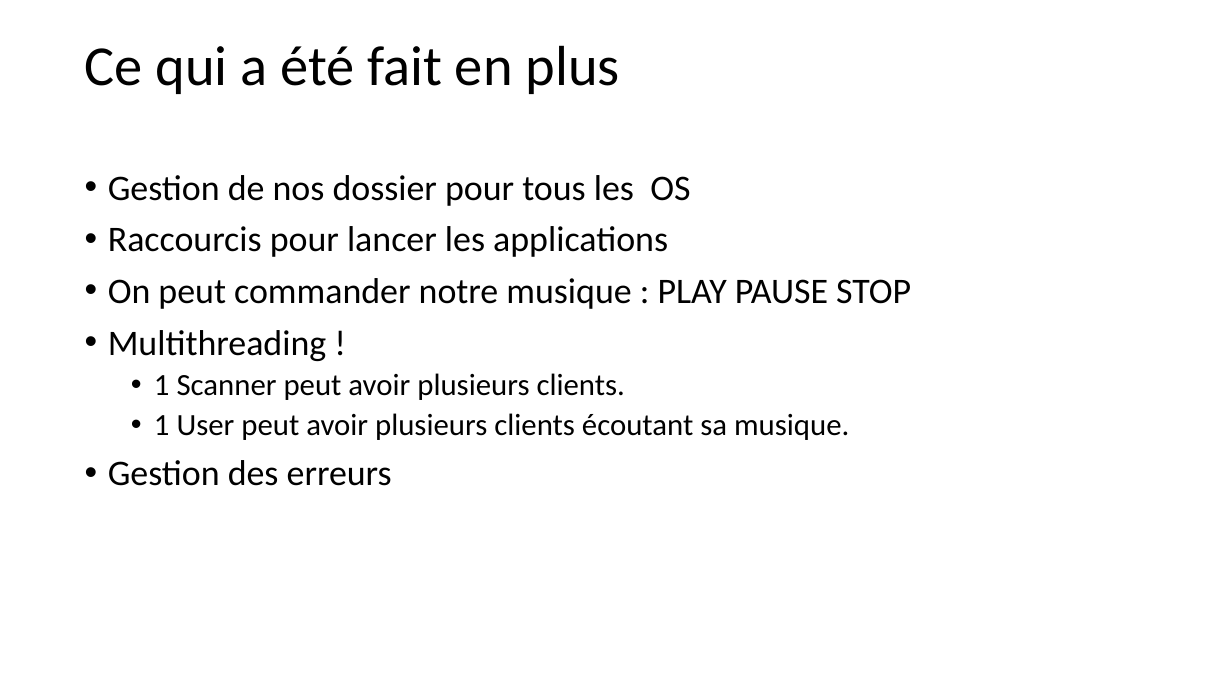
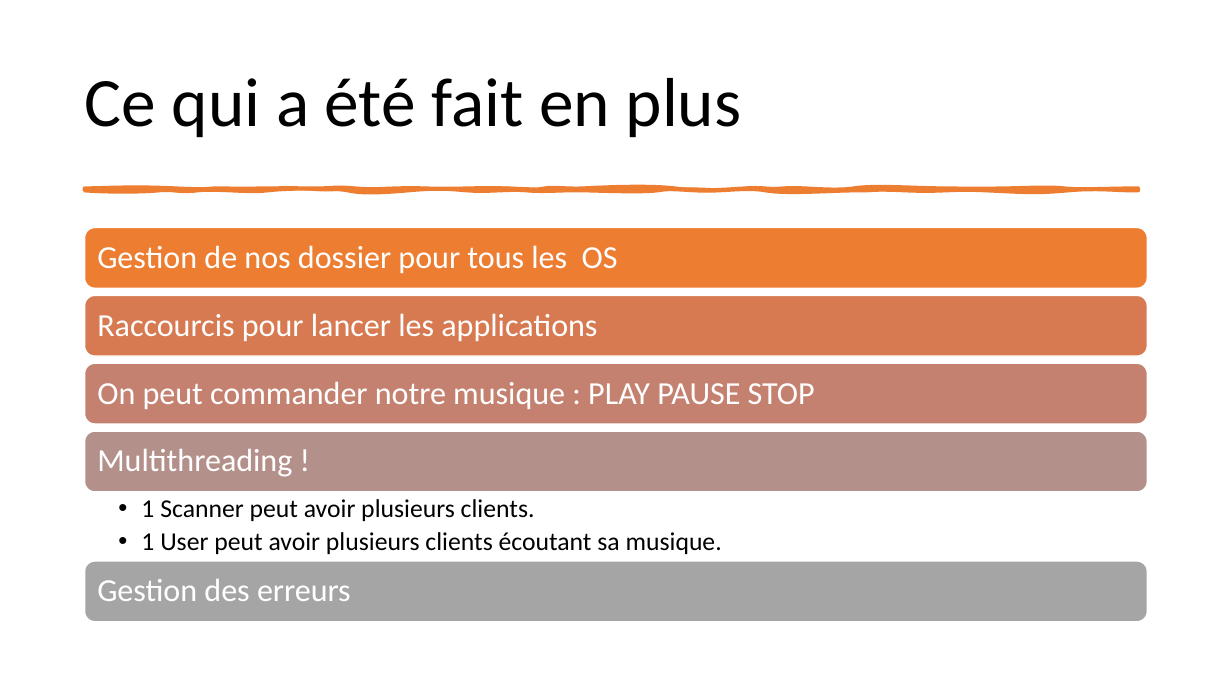
Before and after one commit to EliasBorrajo/Spotify-Home-Sharing, a slide deck: slide 9 of 01_Annexes/JavaSocket_VSFy_BorrajoElias_AvezArthur.pptx. Drawn at 1232x693 pixels with LibreOffice and Linux fonts; fonts in the diff are those of the drawing. Boxes give left, top, right and bottom in pixels: in the first picture for what was removed or moved away, otherwise in the second. Text is boxed around its words. In the diff, an @@ line names an element or a change of style, - is before the commit and + after.

```diff
--- a/01_Annexes/JavaSocket_VSFy_BorrajoElias_AvezArthur.pptx
+++ b/01_Annexes/JavaSocket_VSFy_BorrajoElias_AvezArthur.pptx
@@ title "Ce qui a été fait ..." at bbox=[85, 78, 742, 138]: size 44 to 54 pt @@
@@ text removed at bbox=[108, 175, 911, 486] @@
-• Gestion de nos dossier pour tous les OS
-• Raccourcis pour lancer les applications
-• On peut commander notre musique : PLAY PAUSE STOP
-• Multithreading !
-  • 1 Scanner peut avoir plusieurs clients.
-  • 1 User peut avoir plusieurs clients écoutant sa musique.
-• Gestion des erreurs
@@ freeform shape added at bbox=[85, 189, 1139, 190], fill #ED7D31, outline #ED7D31 3.25 pt @@
@@ group added at bbox=[85, 227, 1148, 622]: 6 texts, 5 rounded rectangles @@
+Gestion de nos dossier pour tous les OS
+Raccourcis pour lancer les applications
+On peut commander notre musique : PLAY PAUSE STOP
+Multithreading !
+  • 1 Scanner peut avoir plusieurs clients.
+  • 1 User peut avoir plusieurs clients écoutant sa musique.
+Gestion des erreurs
```
Also in this commit, not shown: 2 other slides changed, 1 slide added.
